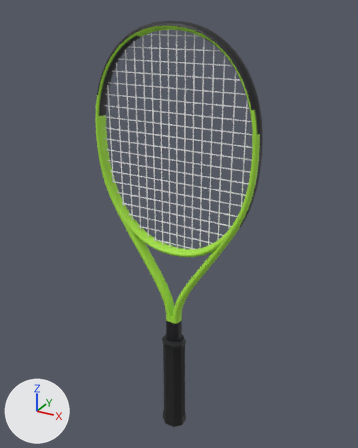
One commit to the glTF model assets/realistic/head-extreme-pro-2026.glb: the scene before it, then after it.
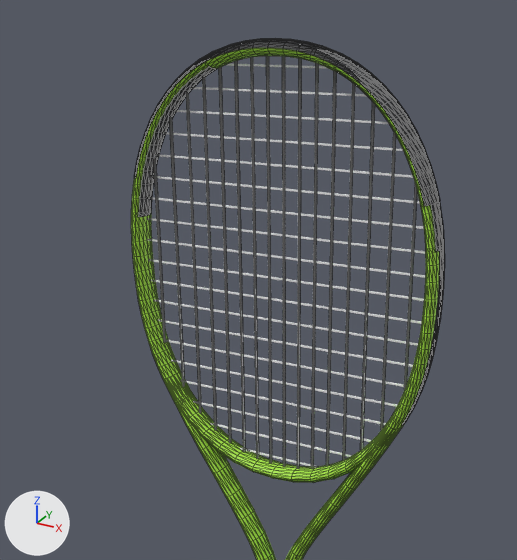
Each version is shown whole from a 50 mm camera at (0.345, -0.609, 0.703) aimed at (-0.002, 0.021, 0.388), then close up on the part from 7% to 84% of the width and 0% to 67% of the height. Arrows for +X, +Y and +Z are at lower left; the lights stay in place. The last two pictures show the newer version. The close-ups show mesh edges as thin lines. Where no turn or scale is listed for an object, it has been applied to the vertices. Vertices at exactly the same position are counted once.

The first close-up shows 'bumper', 'frame', 'grommets', 'strings_crosses', 'strings_mains'.
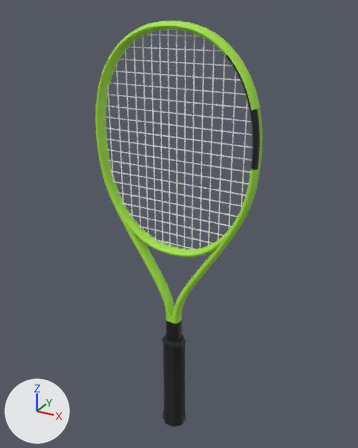
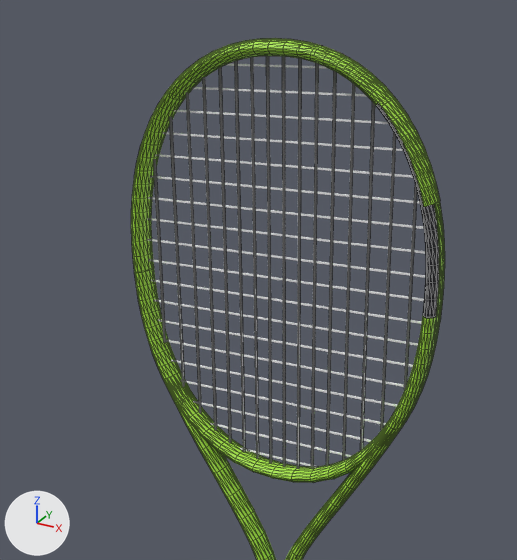
Diff of the bpy script that builds the scene:
```diff
--- a/assets/realistic/head-extreme-pro-2026.glb.py
+++ b/assets/realistic/head-extreme-pro-2026.glb.py
@@ mat_mat_bumper @@
 mat_mat_bumper = principled_material('mat_bumper')
-mat_mat_bumper.base_color = (0.007, 0.00802, 0.0103)  # black #14161a
+mat_mat_bumper.base_color = (0.381, 0.791, 0.0497)  # green #a6e63f
 mat_mat_bumper.roughness = 0.55
@@ mat_mat_grommets @@
 mat_mat_grommets = principled_material('mat_grommets')
-mat_mat_grommets.base_color = (0.007, 0.00802, 0.0103)  # black #14161a
+mat_mat_grommets.base_color = (0.275, 0.597, 0.0343)  # green #8fcb34
 mat_mat_grommets.roughness = 0.55
@@ me_frame @@
 me_frame.from_pydata(...)  # 1706 vertices, 3352 faces; spans x -0.133..0.133, y -0.011..0.011, z -0.254..0.254
 # used by ob_frame; location = (0.0, 0.0, 0.4319)
+# me_frame part 1: all 13 vertices in x -0.13..-0.121, y -0.011..0.011, z 0.12 are moved by (-0.001, 0.0, -0.008)
+# me_frame part 2: 80 of 1706 vertices moved; they spanned x -0.083..-0.049, y -0.011..0.011, z 0.217..0.243 and now span x -0.088..-0.051, y -0.011..0.011, z 0.212..0.243; mean shift (-0.007, 0.0, -0.004); largest move (-0.074, 0.0, 0.232) -> (-0.083, 0.0, 0.225)
+# me_frame part 3: 80 of 1706 vertices moved; they spanned x 0.049..0.083, y -0.011..0.011, z 0.217..0.243 and now span x 0.051..0.088, y -0.011..0.011, z 0.212..0.243; mean shift (0.007, 0.0, -0.004); largest move (0.074, 0.0, 0.232) -> (0.083, 0.0, 0.225)
+# me_frame part 4: all 11 vertices in x 0.125..0.133, y -0.011..0.011, z 0.087..0.088 are moved by (0.0, 0.0, -0.013)
+# me_frame part 5: 12 of the vertices in x 0.121..0.132, y -0.011..0.011, z 0.111..0.112 are moved by (0.001, 0.0, -0.012)
+# me_frame part 6: all 3 vertices in x 0.131..0.132, y -0.004..0.004, z 0.121 are moved by (0.001, 0.0, -0.009)
+# me_frame part 7: all 13 vertices in x 0.121..0.13, y -0.011..0.011, z 0.12 are moved by (0.001, 0.0, -0.008)
+# me_frame part 8: 456 faces centred in x -0.131..0.08, y -0.01..0.01, z 0.121..0.243 are repainted in the vertex colours; the middle colour goes from black #16161c to green #a6e640
+# me_frame part 9: 304 faces centred in x 0.079..0.133, y -0.011..0.011, z 0.079..0.221 are repainted in the vertex colours; the middle colour goes from green #a6e640 to black #16161c
 me_frame.materials.append(mat_mat_frame)
```

What differs and where, as boxes [x1, y1, x2, y2] in the close-ups (517 x 560 px; the box of a moved part takes in the faces that stretch with it):
'frame', reshaped, recoloured
    both: [131, 48, 444, 560]
'bumper', recoloured
    both: [134, 38, 440, 207]
'grommets', recoloured
    both: [401, 202, 445, 426]
part 1 of me_frame, moved or reshaped
    before: [131, 209, 152, 228]
    after: [131, 209, 152, 241]
part 2 of me_frame, moved or reshaped
    both: [167, 57, 226, 100]
part 3 of me_frame, moved or reshaped
    both: [323, 60, 381, 110]
part 4 of me_frame, moved or reshaped
    before: [424, 281, 439, 317]
    after: [423, 297, 438, 318]
part 5 of me_frame, moved or reshaped
    before: [425, 252, 439, 282]
    after: [425, 265, 439, 300]
part 6 of me_frame, moved or reshaped
    before: [436, 246, 439, 259]
    after: [436, 246, 439, 275]
part 7 of me_frame, moved or reshaped
    before: [425, 247, 436, 261]
    after: [425, 247, 436, 280]
part 8 of me_frame, recoloured
    both: [136, 66, 370, 217]
part 9 of me_frame, recoloured
    before: [370, 95, 439, 317]
    after: [376, 103, 439, 318]
